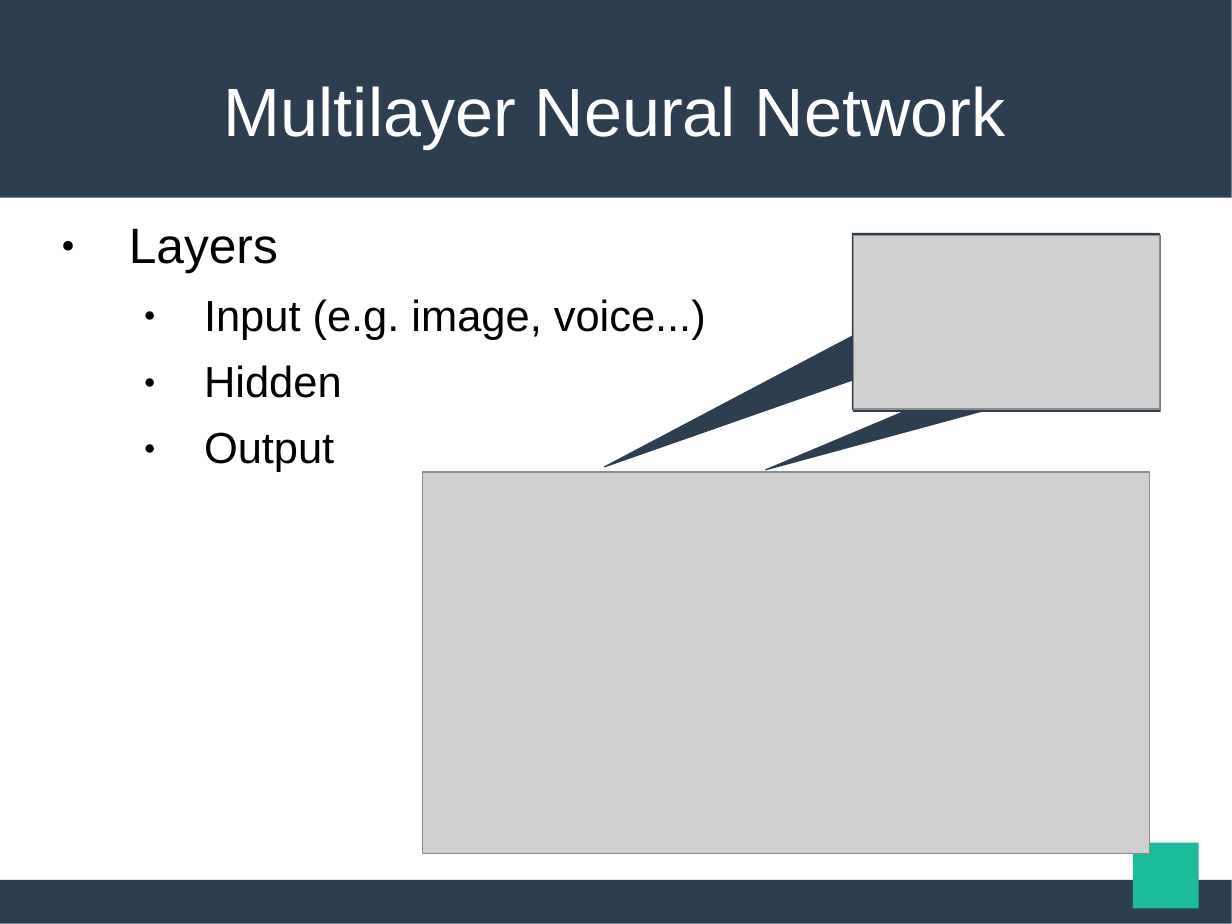
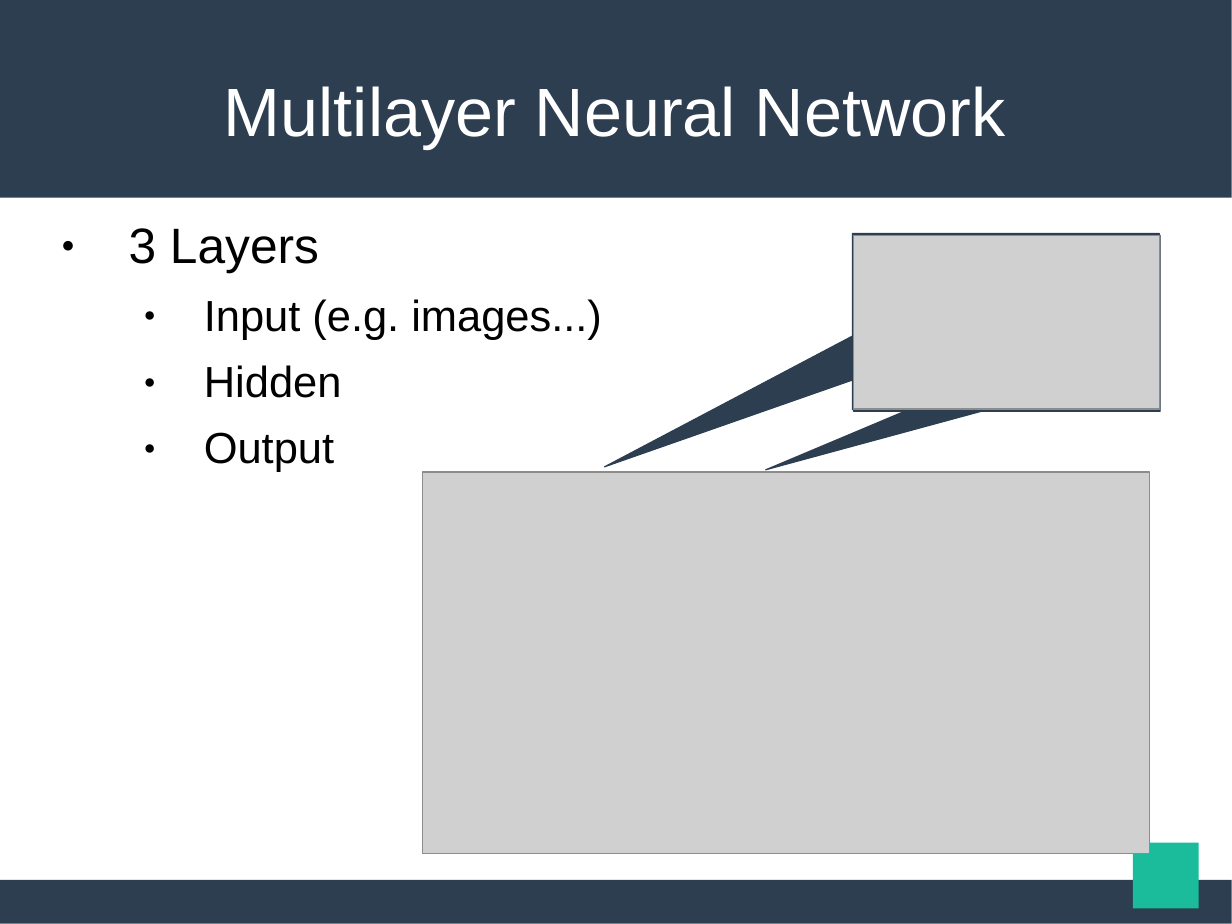
Before and after one commit to maekawatoshiki/neural-machine-translation-demo, a slide deck: slide 13 of NY_slide.ppt (slide 9 before the commit). Drawn at 1232x924 pixels with LibreOffice and Linux fonts; fonts in the diff are those of the drawing; grey boxes stand for pictures. Boxes give left, top, right and bottom in pixels: in the first picture for what was removed or moved away, otherwise in the second. Text is boxed around its words. In the diff, an @@ line names an element or a change of style, - is before the commit and + after.

```diff
--- a/NY_slide.ppt
+++ b/NY_slide.ppt
@@ text at box(129, 228, 602, 340): text changed @@
-● Layers
-  ● Input (e.g. image, voice...)
+● 3 Layers
+  ● Input (e.g. images...)
```
Also in this commit, not shown: 11 other slides changed, 5 slides added, 2 other files.
